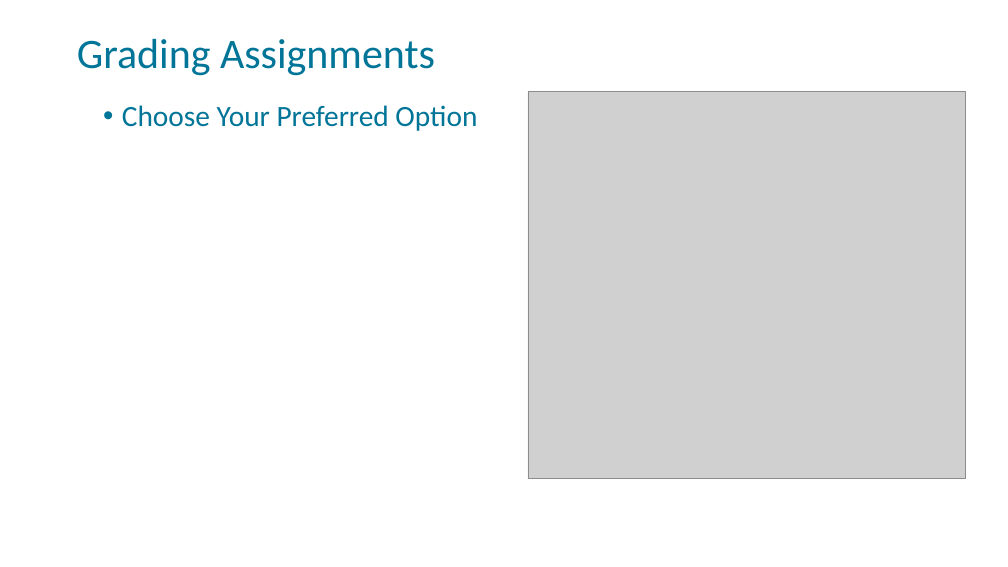
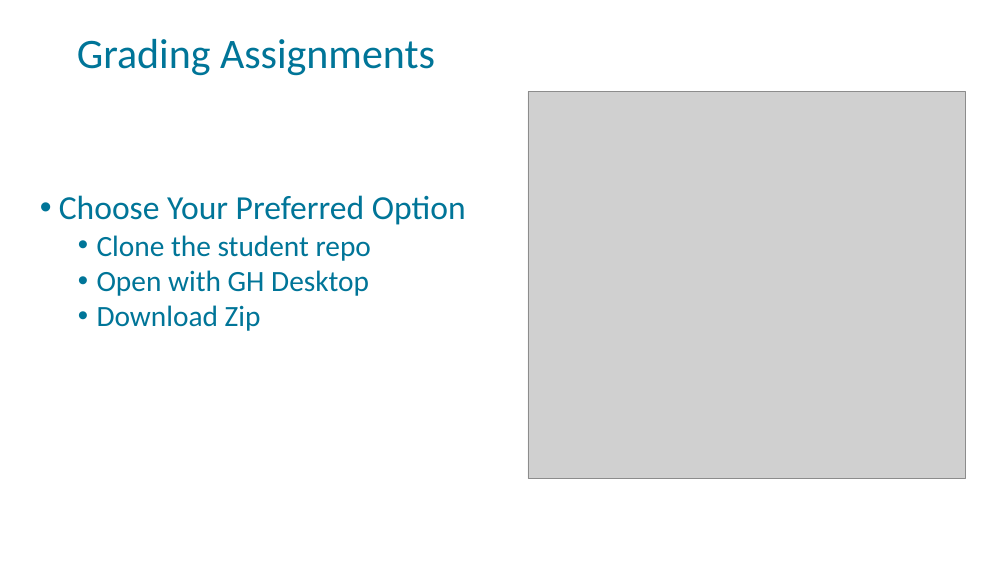
Before and after one commit to FSCJ-FacultyDev/SWC-Virtual-2023, a slide deck: slide 18 of slides/GitHubClassroom-Instructor.pptx. Drawn at 1008x567 pixels with LibreOffice and Linux fonts; fonts in the diff are those of the drawing; grey boxes stand for pictures; background and template pictures are left out. Boxes give left, top, right and bottom in pixels: in the first picture for what was removed or moved away, otherwise in the second. Text is boxed around its words. In the diff, an @@ line names an element or a change of style, - is before the commit and + after.

```diff
--- a/slides/GitHubClassroom-Instructor.pptx
+++ b/slides/GitHubClassroom-Instructor.pptx
@@ text "Choose Your Preferred Option": place and size @@
-text "Choose Your Preferred Option" at (122,105,477,131)
+text "Choose Your Preferred Option" at (59,195,466,331)
@@ text at (59,195,466,225): size 28 to 32 pt in "Choose Your Preferred Option" @@
@@ text at (97,235,371,331): paragraphs added @@
+  • Clone the student repo
+  • Open with GH Desktop
+  • Download Zip
```
Also in this commit, not shown: 1 other slide changed.
